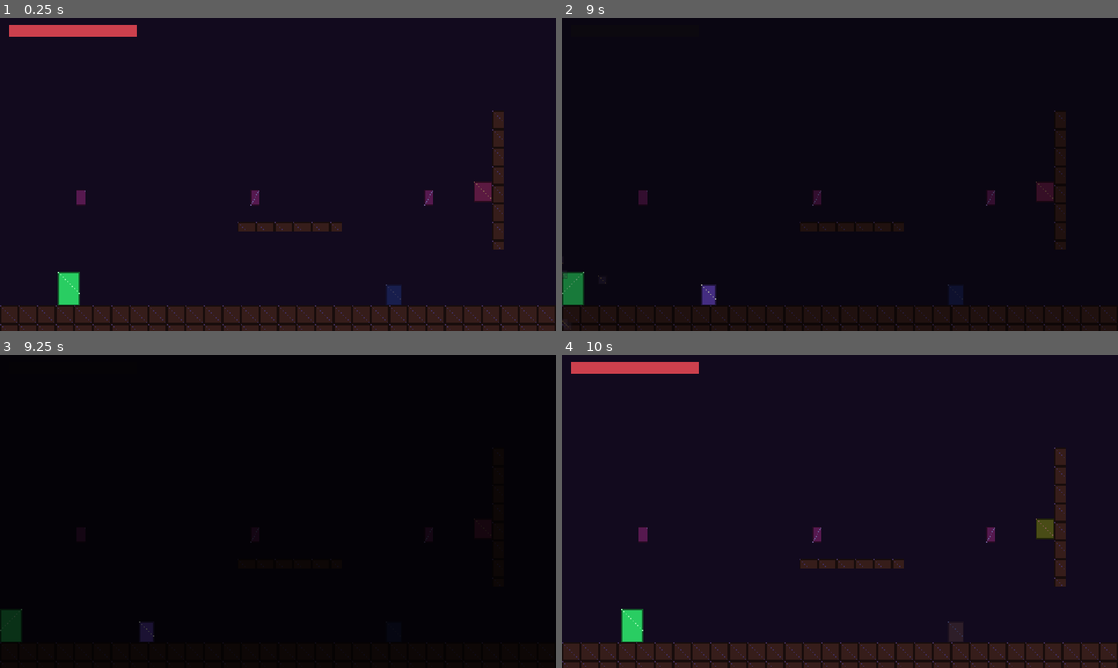
Above: before the commit, frames 1-4 (two rows, left to right).
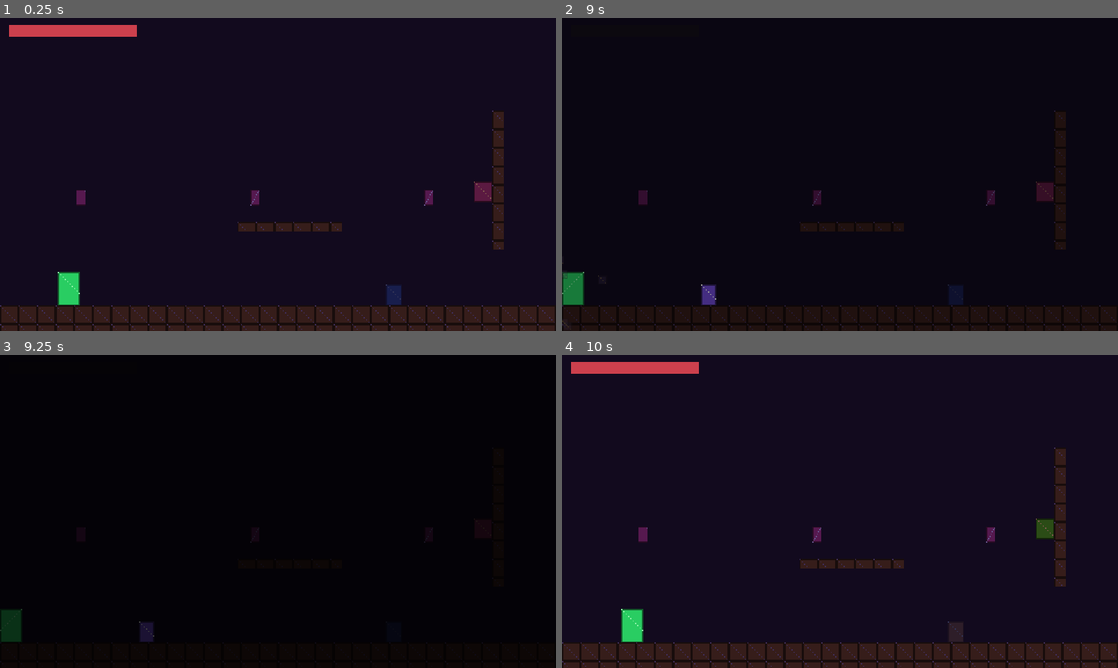
Above: after the commit, the same moments.

Repository: Eruldin/Honor-Meselesi
Game: Godot game, scene res://src/levels/ch3/Ch3.tscn
Same seed, same stepped clock (60 frames per second), same inputs: the game is played once before the commit and once after it. This scene is started directly instead of the project's main scene.
Inputs (mouse positions are in pixels of both pictures, inside the frame that each line leads up to):
- Up to frame 1 (0.25 s): no input
- Up to frame 2 (9 s): tap Enter at 0.5 s; move the mouse to (962, 158) at 0.52 s; hold D (move_right) 0.53-1.25 s; tap J (attack) at 0.6 s; click (962, 158) at 0.67 s; tap Space (jump) at 0.77, 3.5, 3.77, 6.77 s; drag from (728, 190) to (639, 293) at 1.27 s; move the mouse to (895, 105) at 2.02 s; hold D (move_right) 2.03-2.75 s; tap F (focus) at 2.1 s; drag from (812, 237) to (723, 293) at 2.77 s; move the mouse to (1006, 221) at 3.52 s; hold A (move_left) 3.53-4.25 s; tap Q (form_prev) at 3.6 s; drag from (673, 127) to (650, 309) at 4.27 s; move the mouse to (867, 174) at 5.02 s; hold S (move_down) 5.03-5.75 s; hold Shift 5.03-5.75 s; click (867, 174) at 5.17 s; drag from (756, 96) to (956, 296) at 5.77 s; move the mouse to (962, 158) at 6.52 s; hold W (move_up) 6.53-7.25 s; tap Ctrl at 6.6 s; drag from (728, 190) to (956, 296) at 7.27 s; move the mouse to (895, 105) at 8.02 s; hold S (move_down) 8.03-8.75 s; tap L (dash) at 8.1 s; drag from (812, 237) to (1045, 193) at 8.77 s
- Up to frame 3 (9.25 s): no input
- Up to frame 4 (10 s): move the mouse to (1006, 558) at 9.52 s; hold W (move_up) from 9.53 s (still down); tap E (form_next) at 9.6 s; click (1006, 558) at 9.67 s; tap Space (jump) at 9.77 s

Frames 1-3 are identical in both runs. In frame 4, 0.2% of the frame differs, in the area x 85-89%, y 52-59%.

Commit message:
hirsiz cameo: ch3+ch5'te boyutlar arasi kacis goruntusu (tek seferlik)
Co-Authored-By: Devin AI <158243242+devin-ai-integration[bot]@users.noreply.github.com>

Diff:
--- a/src/levels/ch3/ch3.gd
+++ b/src/levels/ch3/ch3.gd
@@ -198,6 +198,19 @@
 		trigger.area_entered.connect(_on_arena_entered)
 		add_child(trigger)
 
+	# Hirsiz cameo — boyutlar arasi kacis goruntusu, tek seferlik
+	var cameo_trig := Area2D.new()
+	cameo_trig.collision_layer = 0
+	cameo_trig.collision_mask = 4
+	var cc := CollisionShape2D.new()
+	var cr := RectangleShape2D.new()
+	cr.size = Vector2(30, 80)
+	cc.shape = cr
+	cameo_trig.add_child(cc)
+	cameo_trig.global_position = Vector2(700, FLOOR_Y - 40)
+	cameo_trig.area_entered.connect(_on_thief_cameo, CONNECT_ONE_SHOT)
+	add_child(cameo_trig)
+
 
 func _build_fx() -> void:
 	camera = ScreenShake.new()
@@ -289,6 +302,16 @@
 		EventBus.scene_change_requested.emit(CH4_PATH)
 
 
+func _on_thief_cameo(area: Area2D) -> void:
+	var p := area.get_parent()
+	while p != null and not p.is_in_group(&"player"):
+		p = p.get_parent()
+	if p == null or GameState.get_flag(&"ch3_cameo_done", false):
+		return
+	GameState.set_flag(&"ch3_cameo_done")
+	ThiefCameo.spawn(self, Vector2(730, FLOOR_Y - 14))
+
+
 func _on_actor_died(actor: Node) -> void:
 	if actor != samurai or _respawn_pending:
 		return
--- a/src/levels/ch5/ch5.gd
+++ b/src/levels/ch5/ch5.gd
@@ -194,6 +194,19 @@
 		trigger.global_position = Vector2(ARENA_X, 170)
 		trigger.area_entered.connect(_on_arena_entered)
 		add_child(trigger)
+
+	# Hirsiz cameo — boyutlar arasi kacis goruntusu, tek seferlik
+	var cameo_trig := Area2D.new()
+	cameo_trig.collision_layer = 0
+	cameo_trig.collision_mask = 4
+	var cc := CollisionShape2D.new()
+	var cr := RectangleShape2D.new()
+	cr.size = Vector2(30, 80)
+	cc.shape = cr
+	cameo_trig.add_child(cc)
+	cameo_trig.global_position = Vector2(700, FLOOR_Y - 40)
+	cameo_trig.area_entered.connect(_on_thief_cameo, CONNECT_ONE_SHOT)
+	add_child(cameo_trig)
 
 
 func _build_fx() -> void:
@@ -285,6 +298,16 @@
 		EventBus.scene_change_requested.emit(CH6_PATH)
 
 
+func _on_thief_cameo(area: Area2D) -> void:
+	var p := area.get_parent()
+	while p != null and not p.is_in_group(&"player"):
+		p = p.get_parent()
+	if p == null or GameState.get_flag(&"ch5_cameo_done", false):
+		return
+	GameState.set_flag(&"ch5_cameo_done")
+	ThiefCameo.spawn(self, Vector2(730, FLOOR_Y - 14))
+
+
 func _on_actor_died(actor: Node) -> void:
 	if actor != samurai or _respawn_pending:
 		return
